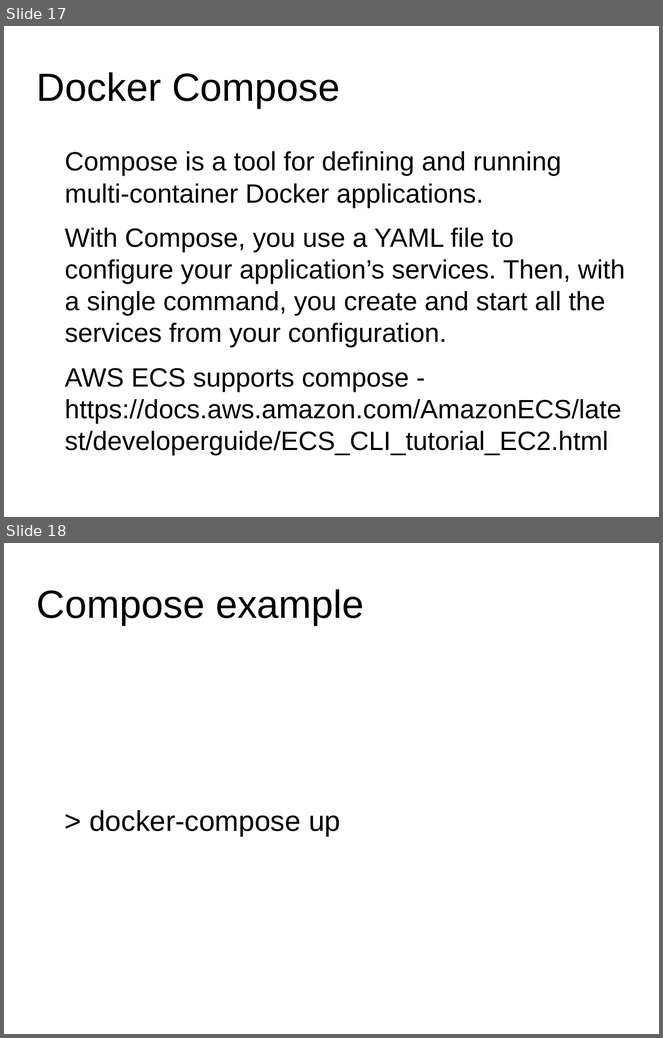
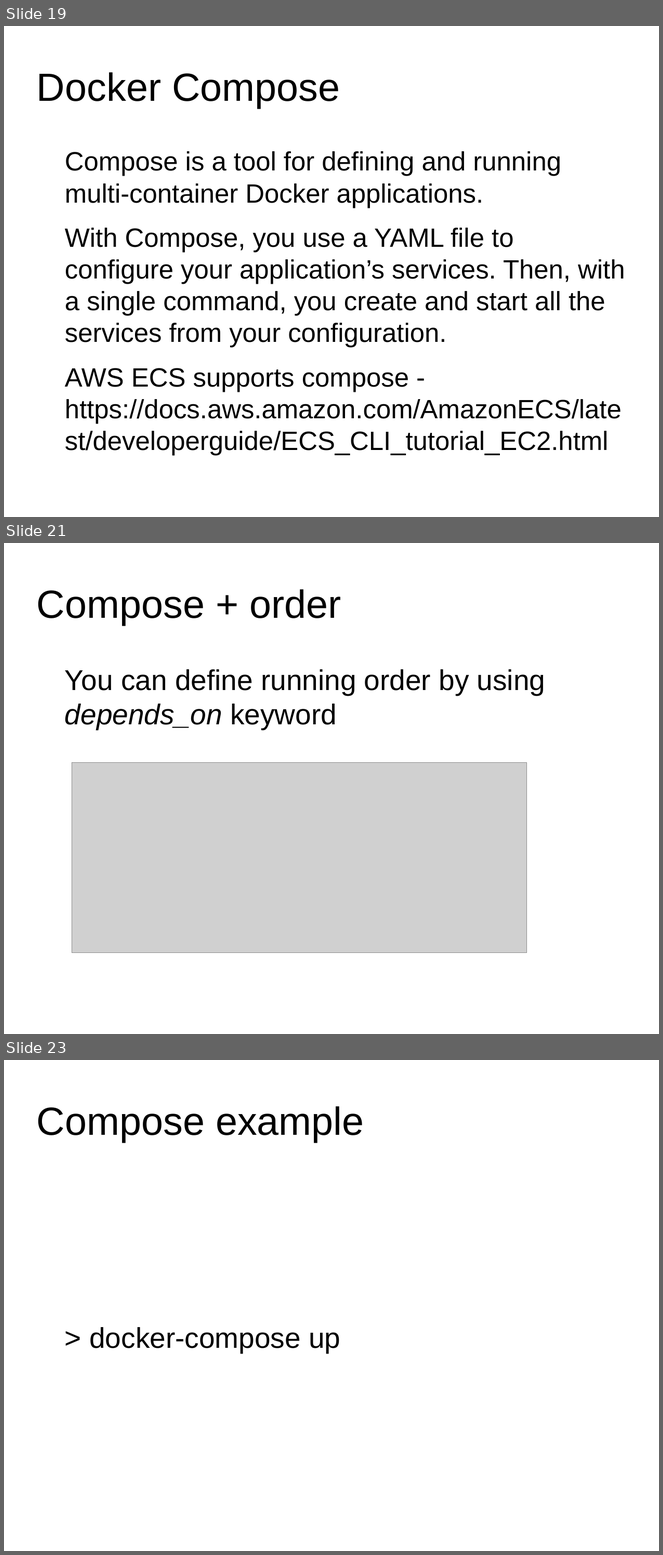
Before and after one commit to meshuga/docker-training, a slide deck: workshop.odp. Shown one above the other, each under a label of ours: slides 17 and 18 before the commit, slides 19, 21 and 23 after it; the slides between them are not shown. The pictures are 663x1038 and 663x1555 pixels, drawn with LibreOffice and Linux fonts; fonts in the diff are those of the drawing; grey boxes stand for pictures; background and template pictures are left out. Boxes give left, top, right and bottom in pixels: in the first picture for what was removed or moved away, otherwise in the second. Text is boxed around its words. In the diff, an @@ line names an element or a change of style, - is before the commit and + after.

```diff
--- a/workshop.odp
+++ b/workshop.odp
@@ slide 21 added at [4,543,659,1034], background #FFFFFF @@
@@ title added at [37,589,341,625], 47.6 pt, text #000000 @@
+Compose + order
@@ text added at [65,669,546,729], 34.7 pt, text #000000 @@
+You can define running order by using depends_on keyword
@@ picture added at [72,763,527,953] @@
@@ what was slide 17 is now slide 19 @@
@@ what was slide 18 is now slide 23 @@
```
Also in this commit, not shown: 4 other slides added, 1 other file.
